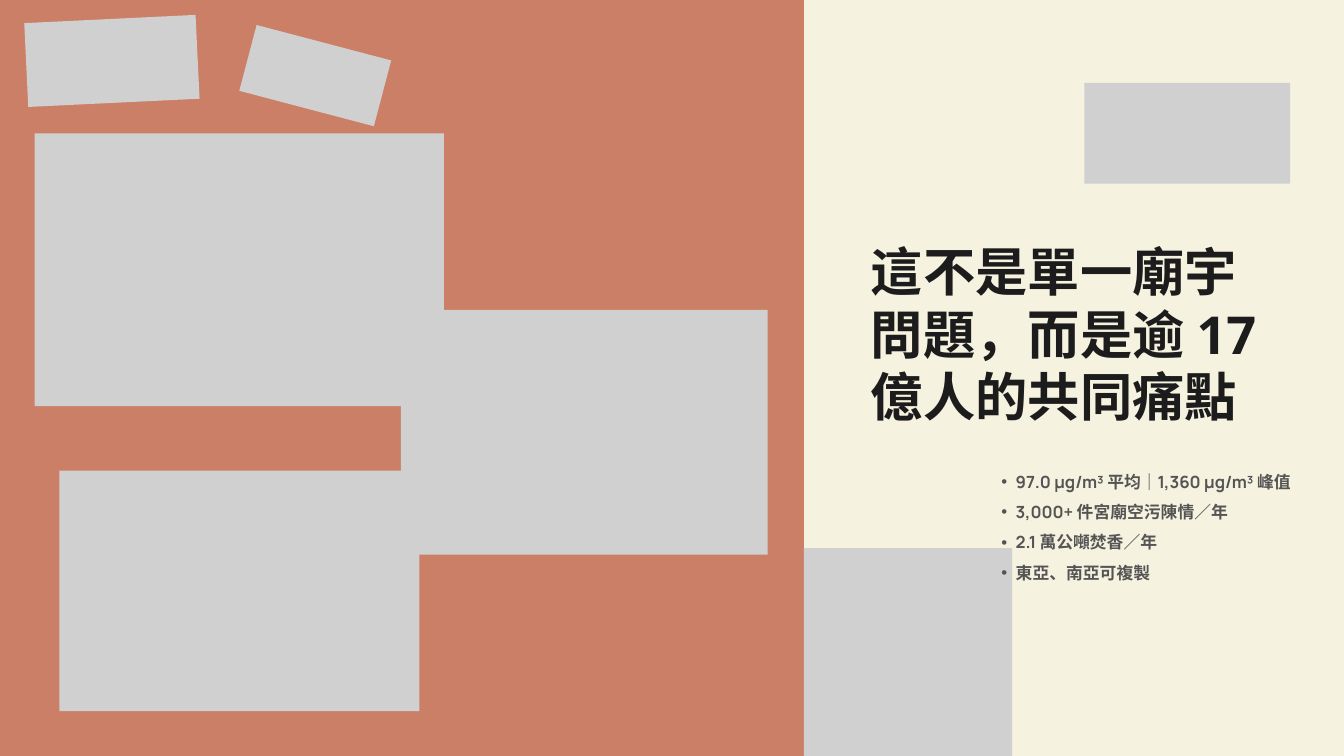
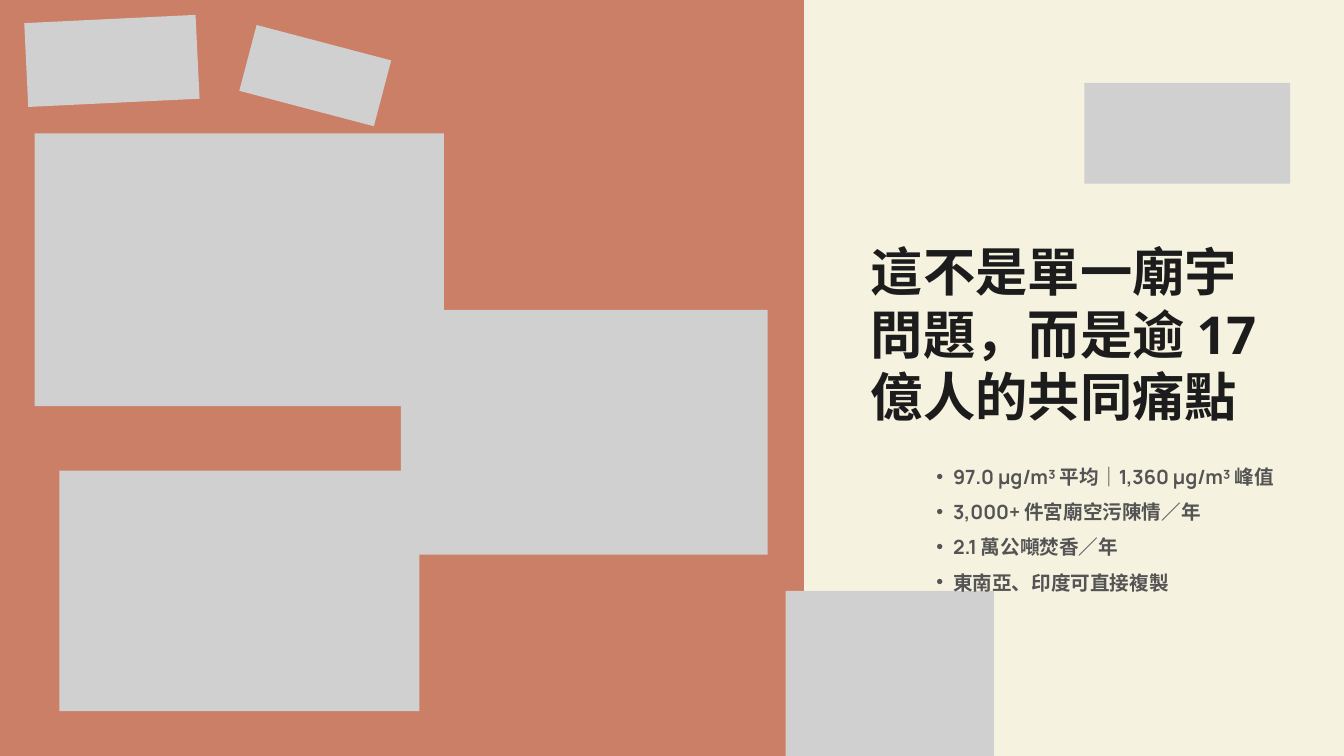
Before and after one commit to feihong9487/WRO2026, a slide deck: slide 4 of 簡報/香爐簡報.pptx. Drawn at 1344x756 pixels with LibreOffice and Linux fonts; fonts in the diff are those of the drawing; grey boxes stand for pictures. Boxes give left, top, right and bottom in pixels: in the first picture for what was removed or moved away, otherwise in the second. Text is boxed around its words. In the diff, an @@ line names an element or a change of style, - is before the commit and + after.

```diff
--- a/簡報/香爐簡報.pptx
+++ b/簡報/香爐簡報.pptx
@@ text "97.0 µg/m³ 平均｜1,360 µg/m³ 峰值": place and size @@
-text "97.0 µg/m³ 平均｜1,360 µg/m³ 峰值" at [1016, 473, 1291, 581]
+text "97.0 µg/m³ 平均｜1,360 µg/m³ 峰值" at [953, 467, 1274, 592]
@@ text at [953, 467, 1274, 556]: size 18 to 21 pt in "97.0 µg/m³ 平均｜1,360 µg/m³ 峰值", "3,000+ 件宮廟空污陳情／年", "2.1 萬公噸焚香／年"; indent changed; line spacing 32.4pt to 37.8pt @@
@@ picture: place and size @@
-picture at [804, 548, 1012, 756]
+picture at [786, 591, 994, 756]
@@ text at [953, 573, 1169, 592]: text changed; size 18 to 21 pt @@
-  • 東亞、南亞可複製
+  • 東南亞、印度可直接複製
```
Also in this commit, not shown: 5 other slides changed.
